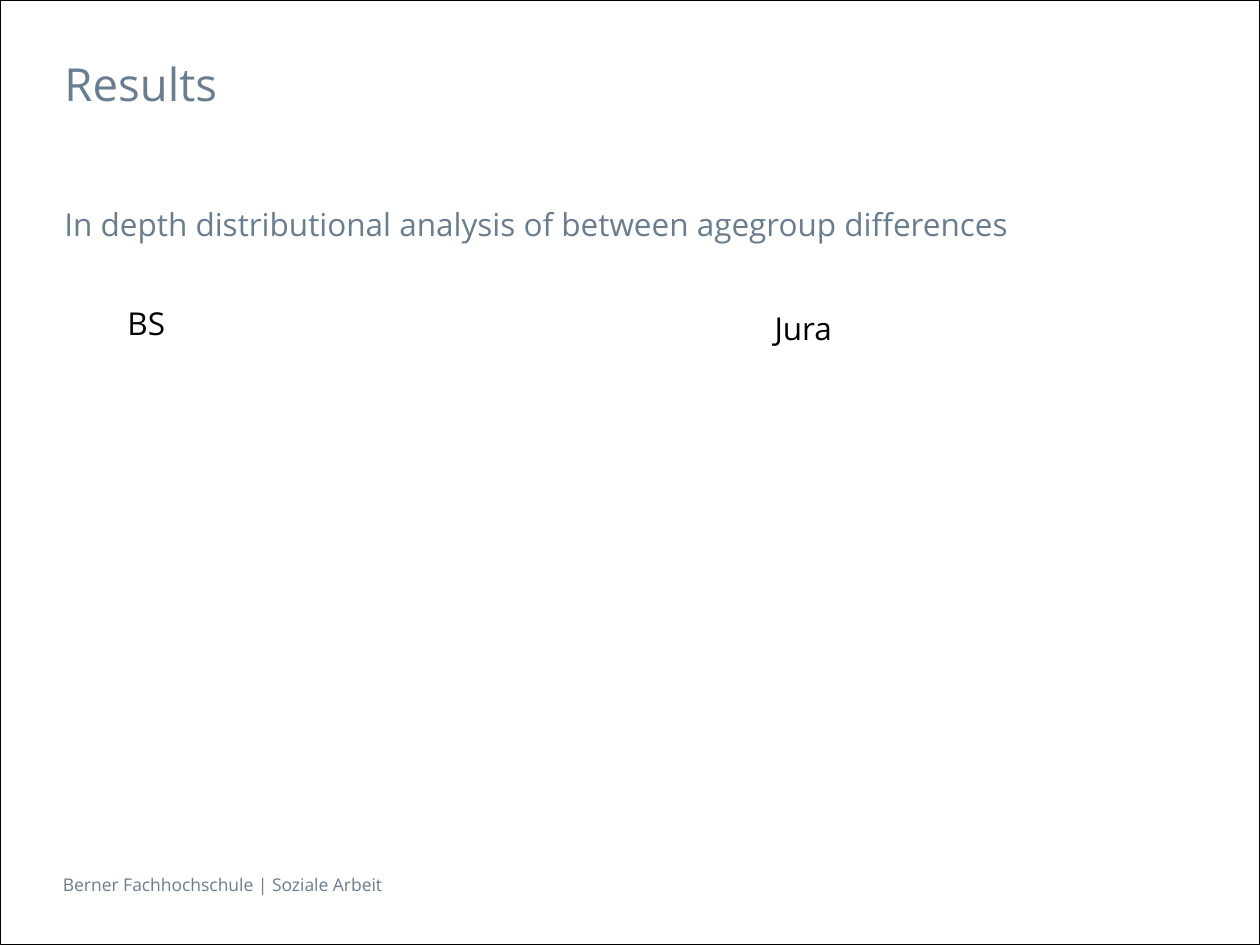
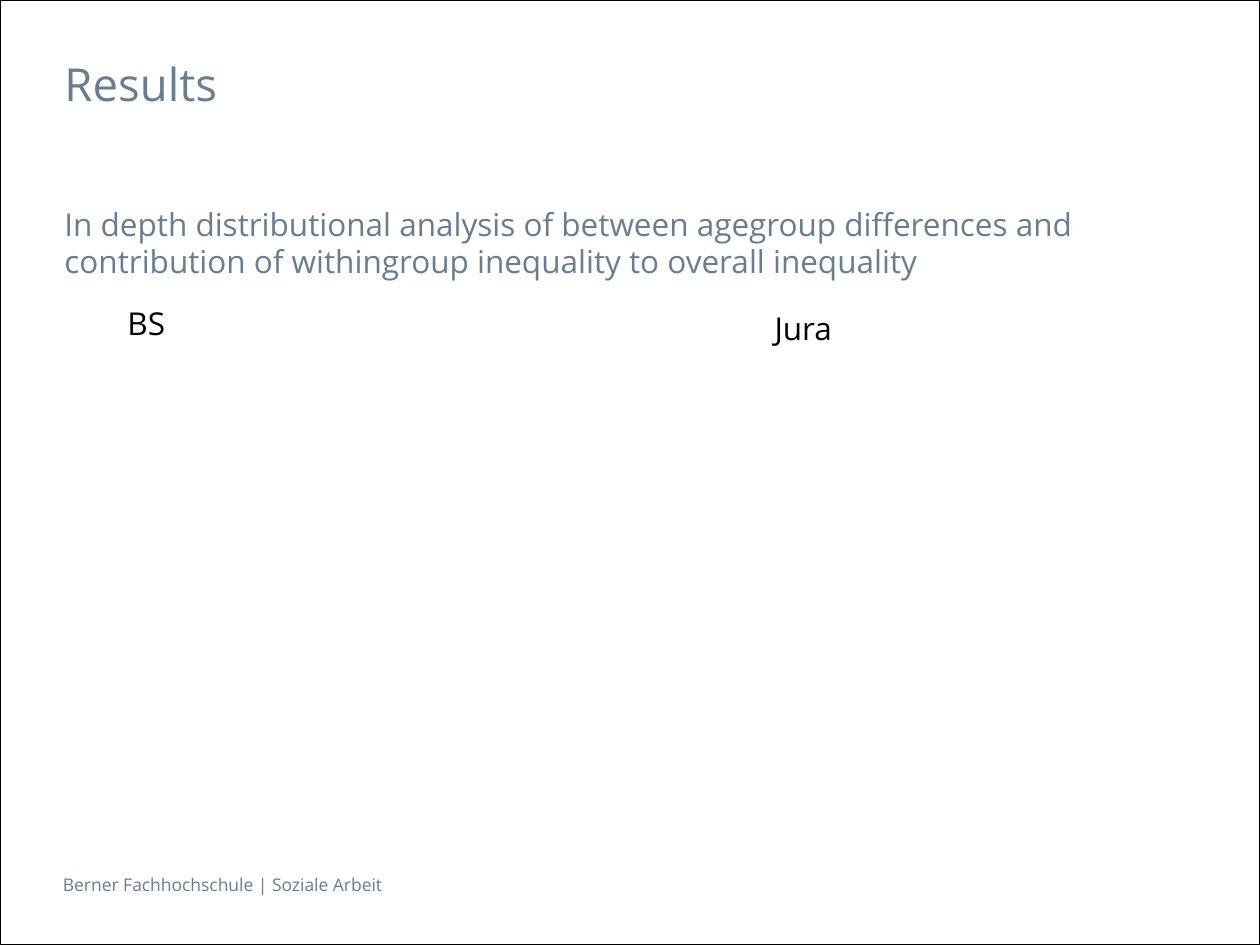
Before and after one commit to hackstutz/neuchatel, a slide deck: slide 12 of presentation/Inequality by Demographic Factors_V3.pptx. Drawn at 1260x945 pixels with LibreOffice and Linux fonts; fonts in the diff are those of the drawing. Boxes give left, top, right and bottom in pixels: in the first picture for what was removed or moved away, otherwise in the second. Text is boxed around its words. In the diff, an @@ line names an element or a change of style, - is before the commit and + after.

```diff
--- a/presentation/Inequality by Demographic Factors_V3.pptx
+++ b/presentation/Inequality by Demographic Factors_V3.pptx
@@ text at [64, 212, 1072, 281]: text changed @@
-In depth distributional analysis of between agegroup differences
+In depth distributional analysis of between agegroup differences and contribution of withingroup inequality to overall inequality
```
Also in this commit, not shown: 12 other slides changed, 8 other files.
